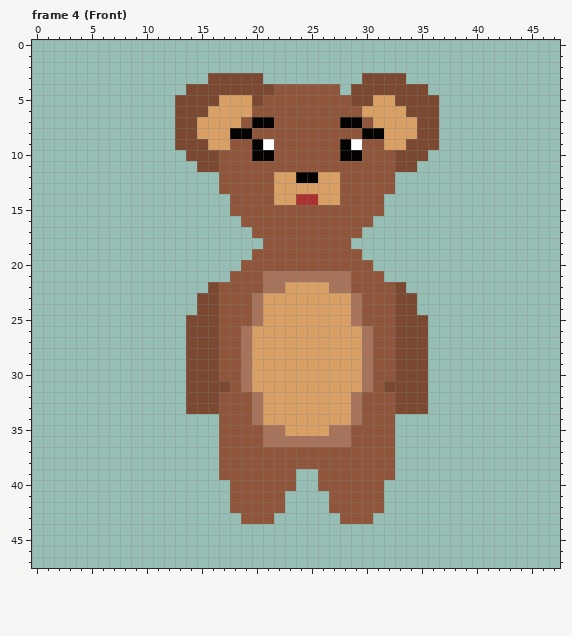
Two versions of one pixel-art file, assets/characters/señor_abrazos.aseprite. This is how it looked before the edit.
48x48 pixels, 4 frames. Colours within 5 levels of each other are drawn and written as one. Shown: frame 4 (Front). The commit also changed other frames, which this record leaves out.
The same view after the edit:
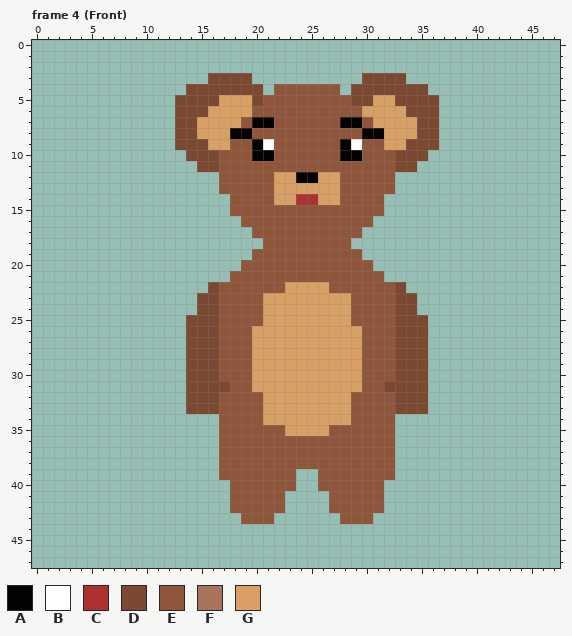
Palette (. is transparent): A #050302  B #ffffff  C #ac3232  D #7b4932  E #8f563b  F #a7735b  G #d9a066
Edits made:
Frame 4 (Front), layers "Layer 1", "Body":
y 3: x 20 D -> .
y 4: x 21 D -> .
y 21: x 21..28 FFFFFFFF -> EEEEEEEE
y 22: x 21..22 FF -> EE; x 27..28 FF -> EE
y 23..25: x 20 F -> E; x 29 F -> E
y 26..31: x 19 F -> E; x 30 F -> E
y 32..34: x 20 F -> E; x 29 F -> E
y 35: x 21..22 FF -> EE; x 27..28 FF -> EE
y 36: x 21..28 FFFFFFFF -> EEEEEEEE
Where, in picture pixels (left, top, right, bottom), the same in both pictures:
erased: (252, 73, 274, 95)
changed: (241, 271, 373, 447)
